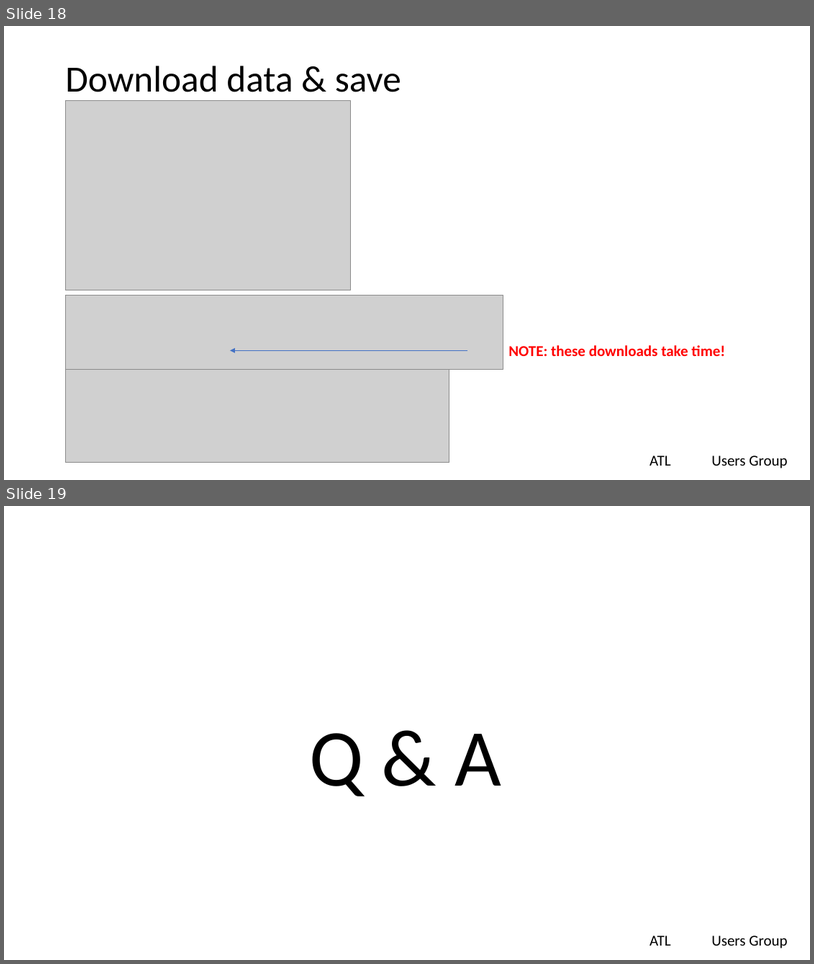
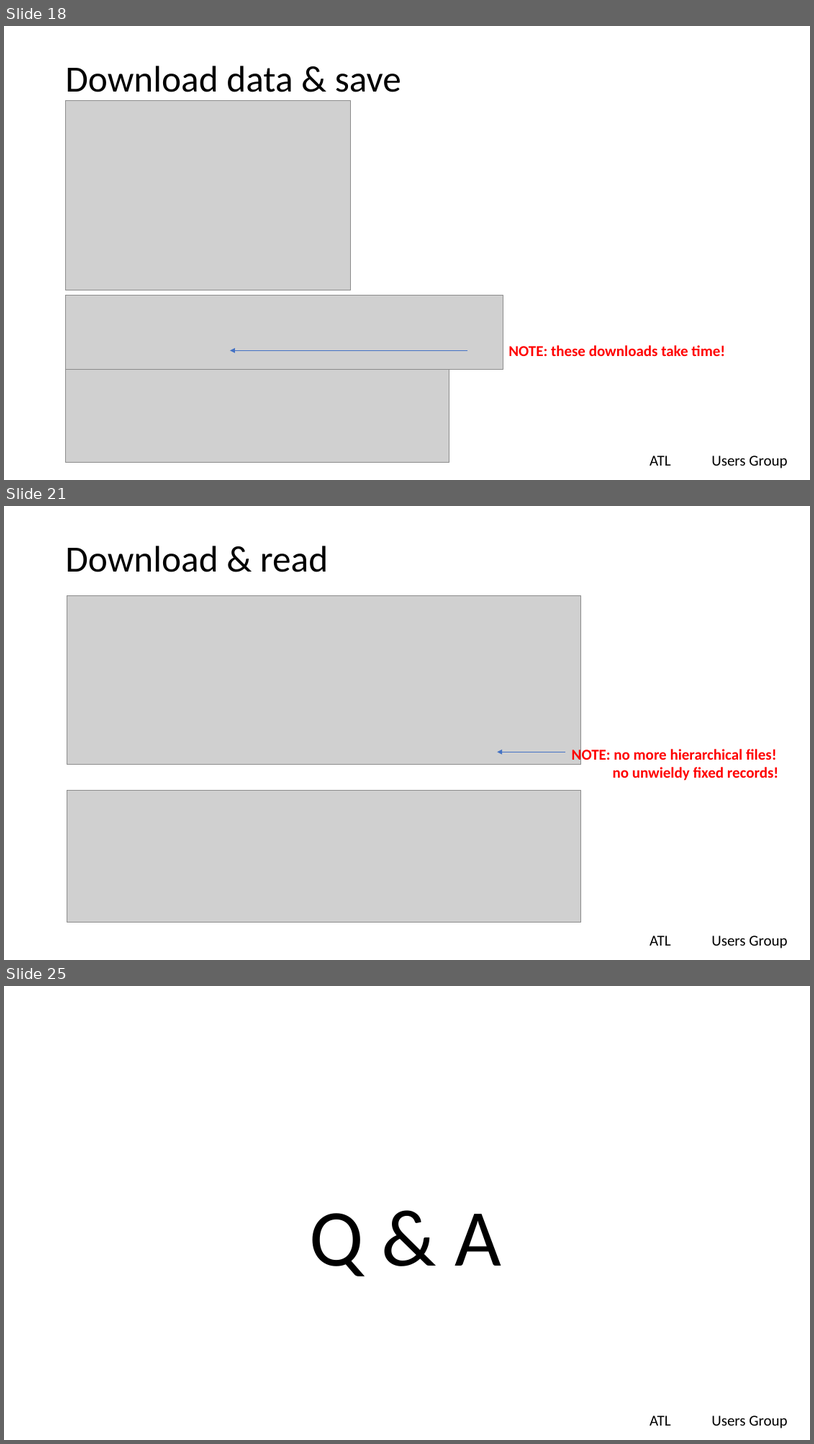
Before and after one commit to lgreski/tidycensus-vs-flatfiles, a slide deck: presentations/tidycensusVsFlatfiles.pptx. Shown one above the other, each under a label of ours: slides 18 and 19 before the commit, slides 18, 21 and 25 after it; the slides between them are not shown. The pictures are 814x964 and 814x1444 pixels, drawn with LibreOffice and Linux fonts; fonts in the diff are those of the drawing; grey boxes stand for pictures; background and template pictures are left out. Boxes give left, top, right and bottom in pixels: in the first picture for what was removed or moved away, otherwise in the second. Text is boxed around its words. In the diff, an @@ line names an element or a change of style, - is before the commit and + after.

```diff
--- a/presentations/tidycensusVsFlatfiles.pptx
+++ b/presentations/tidycensusVsFlatfiles.pptx
@@ slide 21 added at box(4, 506, 810, 960), background #FFFFFF; not listed: 2 template elements that a slide beside it also shows @@
@@ title added at box(65, 546, 328, 572), 44 pt, text #000000 @@
+Download & read
@@ picture added at box(67, 595, 581, 764) @@
@@ arrow added from (566, 752) to (498, 752), #4472C4 0.5 pt @@
@@ text added at box(572, 746, 779, 780), 18 pt, text #FF0000, bold @@
+NOTE: no more hierarchical files!
+no unwieldy fixed records!
@@ picture added at box(67, 790, 581, 921) @@
@@ what was slide 19 is now slide 25 @@
```
Also in this commit, not shown: 2 slides changed, 5 other slides added.
